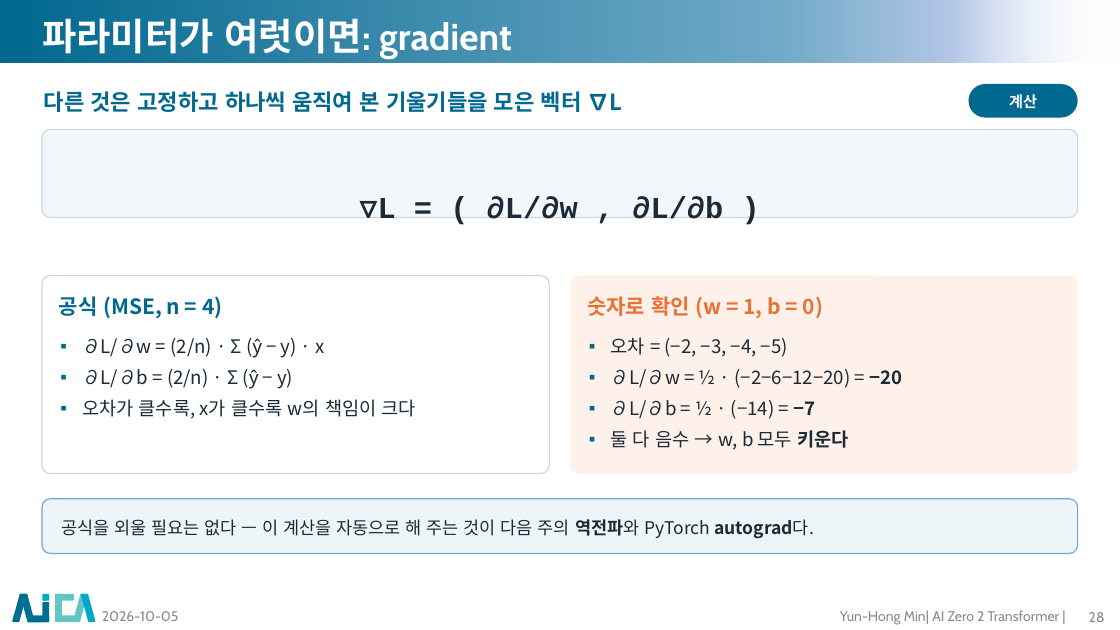
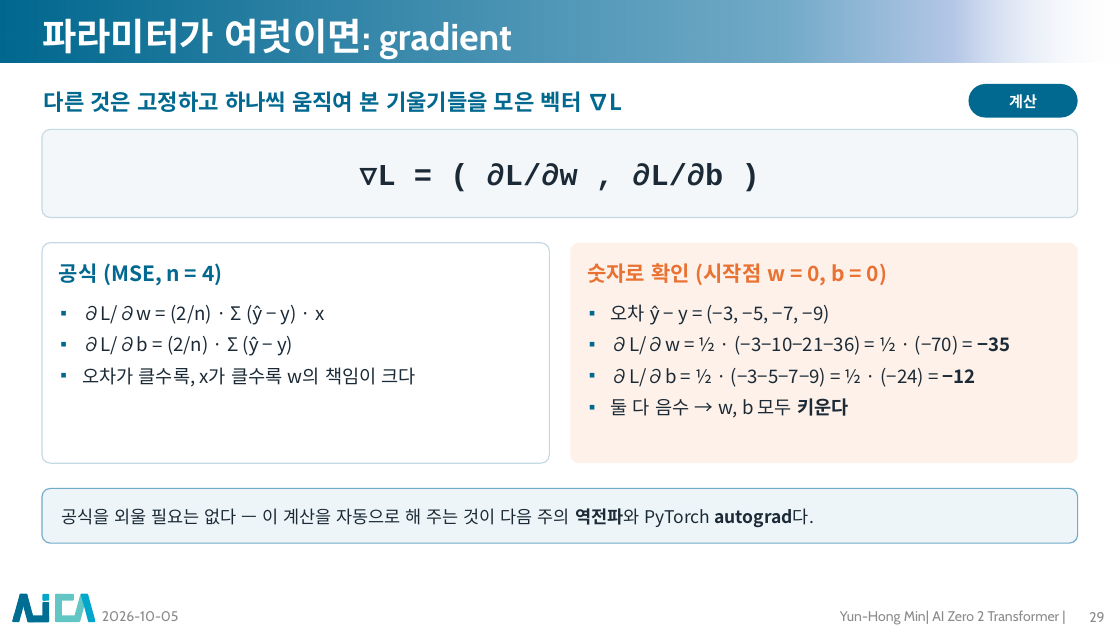
Before and after one commit to myunhh/AI-Zero-2-Transformers, a slide deck: slide 29 of lectures/week01_tensor_and_learning.pptx (slide 28 before the commit). Drawn at 1120x630 pixels with LibreOffice and Linux fonts; fonts in the diff are those of the drawing; background and template pictures are left out. Boxes give left, top, right and bottom in pixels: in the first picture for what was removed or moved away, otherwise in the second. Text is boxed around its words. In the diff, an @@ line names an element or a change of style, - is before the commit and + after.

```diff
--- a/lectures/week01_tensor_and_learning.pptx
+++ b/lectures/week01_tensor_and_learning.pptx
@@ text "∇L = ( ∂L/∂w , ...": place and size @@
-text "∇L = ( ∂L/∂w , ..." at [378,196,723,219]
+text "∇L = ( ∂L/∂w , ..." at [378,163,723,186]
@@ rounded rectangle: place and size @@
-rounded rectangle at [42,276,549,474]
+rounded rectangle at [42,243,549,463]
@@ rounded rectangle at [42,243,549,463]: proportions changed @@
@@ text "공식 (MSE, n = 4)": place and size @@
-text "공식 (MSE, n = 4)" at [59,296,222,318]
+text "공식 (MSE, n = 4)" at [59,263,222,285]
@@ rounded rectangle at [571,243,1078,463]: proportions changed @@
@@ rounded rectangle: place and size @@
-rounded rectangle at [571,276,1078,474]
+rounded rectangle at [571,243,1078,463]
@@ text at [587,263,887,285]: text changed @@
-숫자로 확인 (w = 1, b = 0)
+숫자로 확인 (시작점 w = 0, b = 0)
@@ text "∂L/∂w = (2/n) · Σ ...": place and size @@
-text "∂L/∂w = (2/n) · Σ ..." at [82,338,416,419]
+text "∂L/∂w = (2/n) · Σ ..." at [82,305,416,387]
@@ text "오차 ŷ − y = ...": place and size @@
-text "오차 ŷ − y = ..." at [611,337,902,450]
+text "오차 ŷ − y = ..." at [611,304,1010,418]
@@ text at [611,304,1010,387]: text changed @@
-▪ 오차 = (−2, −3, −4, −5)
-▪ ∂L/∂w = ½ · (−2−6−12−20) = −20
-▪ ∂L/∂b = ½ · (−14) = −7
+▪ 오차 ŷ − y = (−3, −5, −7, −9)
+▪ ∂L/∂w = ½ · (−3−10−21−36) = ½ · (−70) = −35
+▪ ∂L/∂b = ½ · (−3−5−7−9) = ½ · (−24) = −12
@@ rounded rectangle "공식을 외울 필요는 없다 — ...": place and size @@
-rounded rectangle "공식을 외울 필요는 없다 — ..." at [42,499,1078,554]
+rounded rectangle "공식을 외울 필요는 없다 — ..." at [42,488,1078,543]
@@ page number at [1089,612,1104,622]: text changed @@
-28
+29
```
Also in this commit, not shown: 31 other slides changed, 10 other files.
